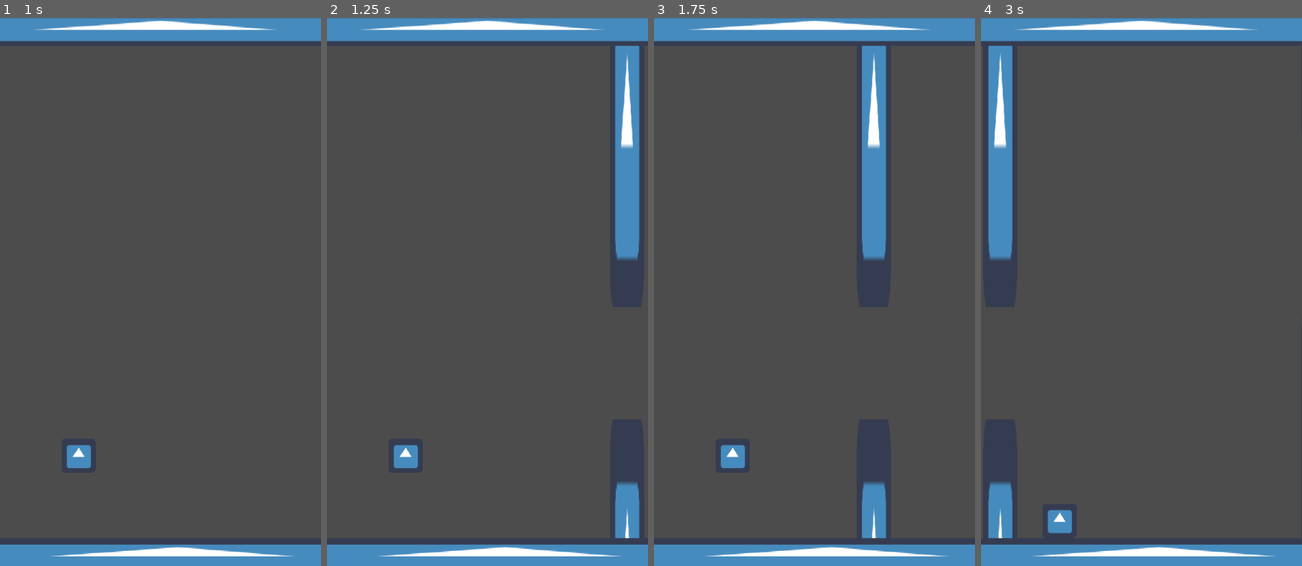
Above: before the commit, frames 1-4 (left to right).
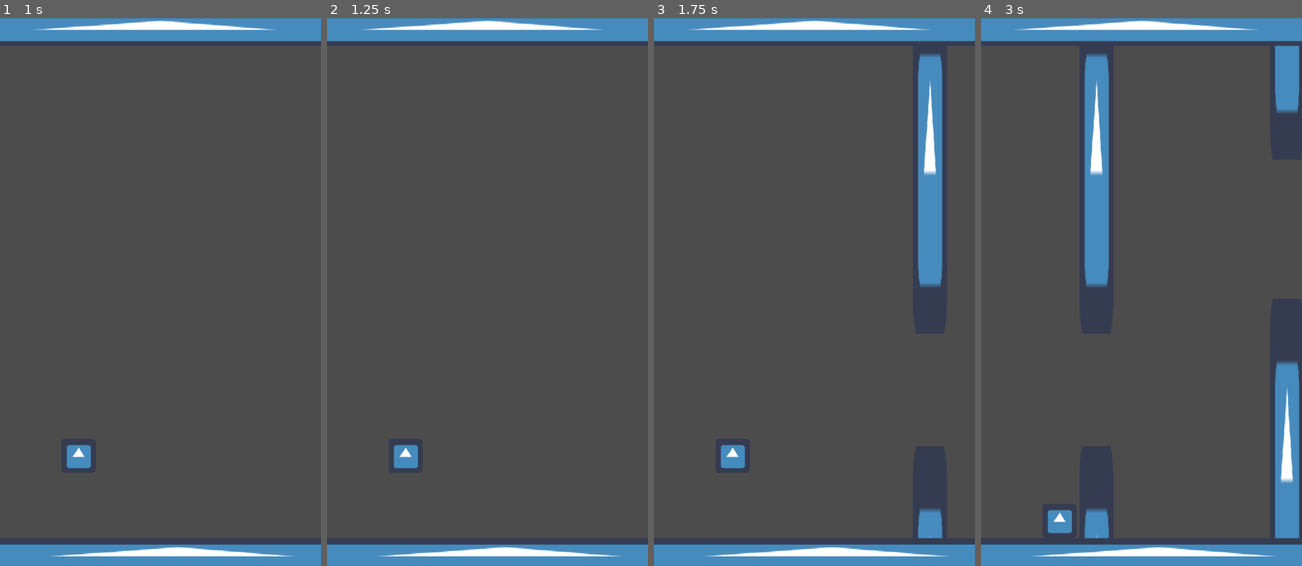
Above: after the commit, the same moments.

Repository: renzoventura/FlappyBird
Game: Godot game, scene res://scenes/Level.tscn
The game is run twice, just before and just after one commit, with the same random seed, the same clock (stepped at 60 frames per second) and the same inputs. The engine's default icon, where the game draws it, is replaced by a stand-in: a white triangle on a blue panel in a dark square.
Inputs:
- Up to frame 1 (1 s): hold D (right) from 0.53 s (still down); tap W (up) at 0.77 s
- Up to frame 2 (1.25 s): keep holding D (right)
- Up to frame 3 (1.75 s): keep holding D (right); tap W (up) at 1.52 s
- Up to frame 4 (3 s): release D (right) at 2.03 s; hold A (left) 2.03-2.78 s; hold D (right) from 2.78 s (still down)

Frame 1 is identical in both runs. In frame 2, 3.8% of the frame differs, in the area x 89-98%, y 5-95%; in frame 3, 7.5%; in frame 4, 11%, in the area x 2-100%, y 5-95%.

Commit message:
Update timer and hazard values

Diff:
--- a/scenes/Level.tscn
+++ b/scenes/Level.tscn
@@ -30,7 +30,7 @@
 position = Vector2( 423.294, -274.401 )
 
 [node name="Timer" type="Timer" parent="."]
-wait_time = 2.0
+wait_time = 1.5
 
 [node name="Camera2D" type="Camera2D" parent="."]
 position = Vector2( 297.058, 508.433 )
--- a/scenes/Spikes.gd
+++ b/scenes/Spikes.gd
@@ -1,10 +1,10 @@
 extends Node2D
 
 
-var SPEED = 5;
+var SPEED = 4;
 var motion = Vector2(0,0)
 var gap_sizes = [900, 1000, 850]
-var random_centers = [100, 200, 300, 350]
+var random_centers = [100, 200, 300, 400]
 var current_gap_size;
 onready var topSpike = $TopSpike;
 onready var bottomSpike = $BottomSpike;
